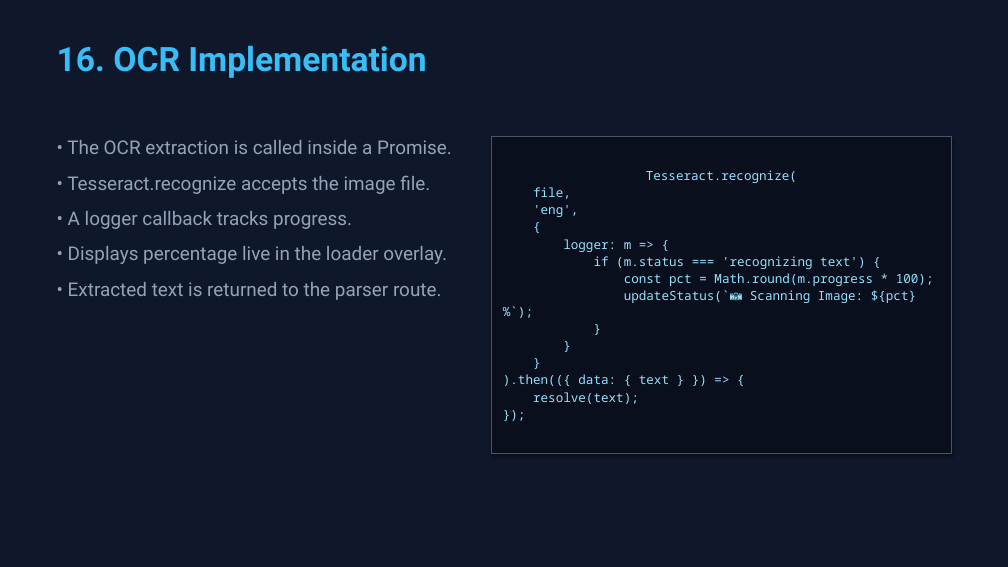
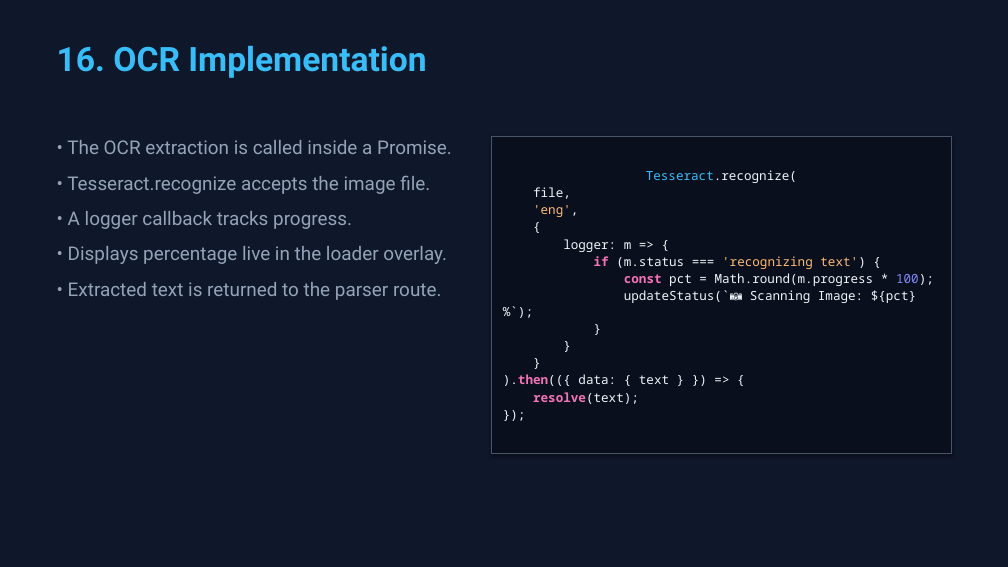
Before and after one commit to Jaydeep131/DocumentSimilarityDetector, a slide deck: slide 17 of AI_Document_OCR_Scanner_Similarity_Detector_PBL.pptx. Drawn at 1008x567 pixels with LibreOffice and Linux fonts; fonts in the diff are those of the drawing. Boxes give left, top, right and bottom in pixels: in the first picture for what was removed or moved away, otherwise in the second. Text is boxed around its words. In the diff, an @@ line names an element or a change of style, - is before the commit and + after.

```diff
--- a/AI_Document_OCR_Scanner_Similarity_Detector_PBL.pptx
+++ b/AI_Document_OCR_Scanner_Similarity_Detector_PBL.pptx
@@ rectangle "Tesseract.recognize(" at (492,136,951,454): text colour #94E2FF to #38BDF8 in "Tesseract.recognize("; text colour #94E2FF to #F1F5F9 in "Tesseract.recognize(", "file,", "'eng',", "{" and 10 more places; text colour #94E2FF to #FDBA74 in "'eng',", "'recognizing text')"; text colour #94E2FF to #F472B6, bold on in "if", "const", ").then(({", "resolve(text);"; text colour #94E2FF to #818CF8 in "100);" @@
```
Also in this commit, not shown: 4 other slides changed, 2 other files.
